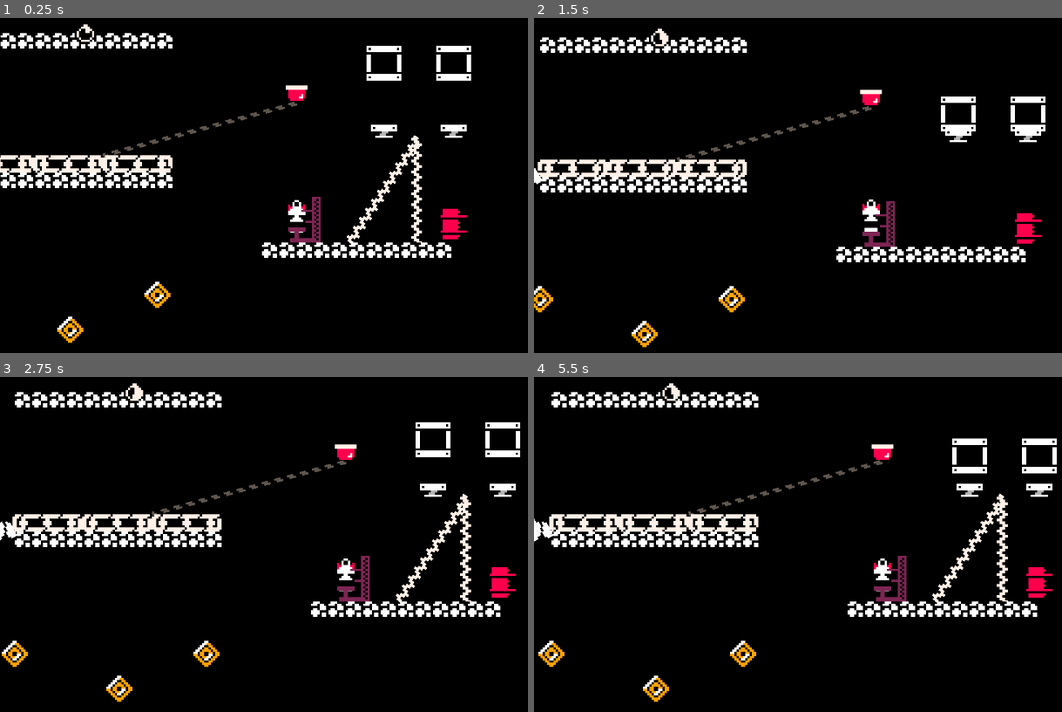
Above: before the commit, frames 1-4 (two rows, left to right).
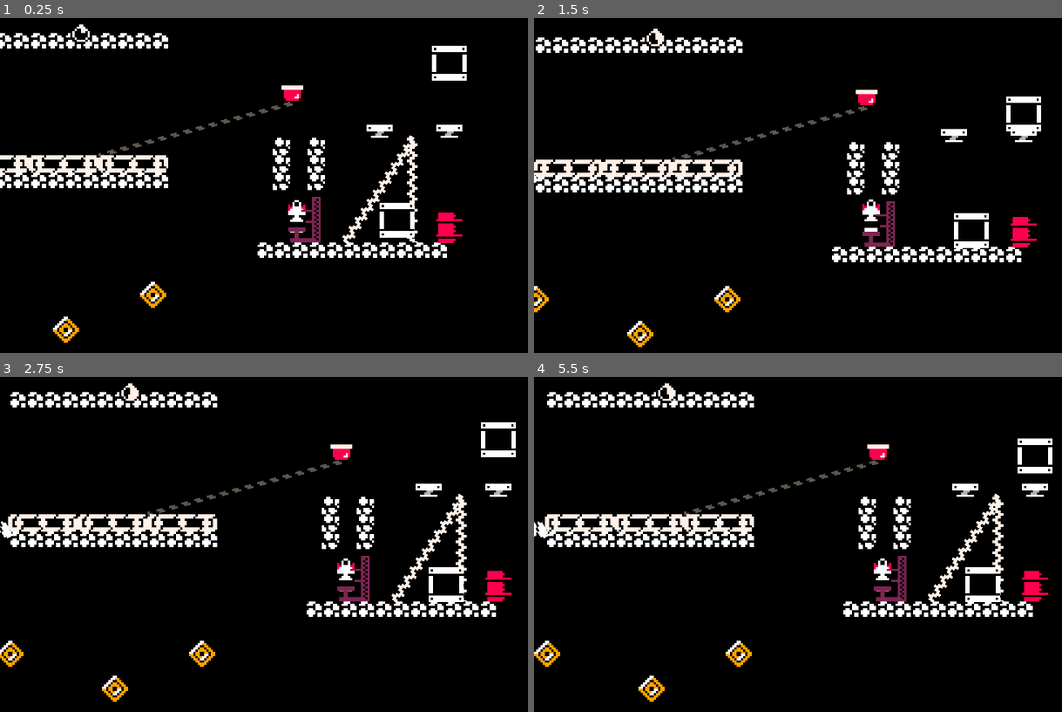
Above: after the commit, the same moments.

Repository: NEW-CYLANDIA/little-rocket
Game: Godot game, scene res://scenes/meta/meta.tscn
Two runs of this game, one before a commit and one after it. Both use one fixed random seed, a clock stepped at 60 frames per second and the inputs below.
Inputs (mouse positions are in pixels of both pictures, inside the frame that each line leads up to):
- Up to frame 1 (0.25 s): no input
- Up to frame 2 (1.5 s): move the mouse to (1035, 188) at 0.52 s; hold D (right) 0.53-1.28 s; right-click (1035, 188) at 0.6 s; move the mouse to (745, 229) at 1.27 s; hold S (down) from 1.28 s (still down); click (745, 229) at 1.35 s
- Up to frame 3 (2.75 s): move the mouse to (417, 480) at 2.02 s; release S (down) at 2.03 s; hold D (right) from 2.03 s (still down); right-click (417, 480) at 2.1 s
- Up to frame 4 (5.5 s): move the mouse to (845, 645) at 2.77 s; release D (right) at 2.78 s; hold W (up) 2.78-3.53 s; click (845, 645) at 2.85 s; move the mouse to (outside the picture) at 3.52 s; hold A (left) 3.53-5.03 s; right-click (outside the picture) at 3.6 s; move the mouse to (671, 507) at 4.27 s; click (671, 507) at 4.35 s; move the mouse to (919, 567) at 5.02 s; hold S (down) from 5.03 s (still down); right-click (919, 567) at 5.1 s

The runs differ from the first frame. In frame 1, 8.3% of the frame differs, in the area x 0-90%, y 1-98%; in frame 2, 8.0%; in frame 3, 9.3%, in the area x 0-99%, y 1-98%; in frame 4, 9.0%.

Commit message:
Implementing separate collision shape for bullets

Diff:
--- a/components/gun/bullet/bullet.gd
+++ b/components/gun/bullet/bullet.gd
@@ -4,10 +4,11 @@
 var owned_by_ship:bool = false;
 @export var speed:int = 50;
 var velocity:Vector2 = Vector2.ZERO;
+@onready var wall_detector = $WallDetector
 func _ready():
 	top_level = true;
-	area_entered.connect(func(_a): queue_free());
-	body_entered.connect(func(_b): queue_free())
+	wall_detector.area_entered.connect(func(_a): queue_free());
+	wall_detector.body_entered.connect(func(_b): queue_free())
 func _physics_process(delta):
 	position += velocity * delta;
 	sprite.rotation = velocity.angle();
--- a/components/gun/bullet/bullet.tscn
+++ b/components/gun/bullet/bullet.tscn
@@ -5,6 +5,9 @@
 
 [sub_resource type="RectangleShape2D" id="RectangleShape2D_i0uuj"]
 size = Vector2(10, 10)
+
+[sub_resource type="CircleShape2D" id="CircleShape2D_i0uuj"]
+radius = 1.0
 
 [node name="Bullet" type="Area2D" unique_id=899602763]
 collision_layer = 192
@@ -17,3 +20,10 @@
 
 [node name="CollisionShape2D" type="CollisionShape2D" parent="." unique_id=231848961]
 shape = SubResource("RectangleShape2D_i0uuj")
+
+[node name="WallDetector" type="Area2D" parent="." unique_id=1138466727]
+collision_layer = 0
+collision_mask = 2
+
+[node name="CollisionShape2D" type="CollisionShape2D" parent="WallDetector" unique_id=337226137]
+shape = SubResource("CircleShape2D_i0uuj")
--- a/components/shootable/shootable.gd
+++ b/components/shootable/shootable.gd
@@ -16,6 +16,7 @@
 
 func _on_area_entered(area:Area2D):
 	if area is Bullet:
+		area.queue_free();
 		if hp > 0:
 			if flash:
 				flash.start();
--- a/environment/tileset.tres
+++ b/environment/tileset.tres
@@ -14,10 +14,8 @@
 texture_region_size = Vector2i(8, 8)
 0:0/0 = 0
 0:0/0/physics_layer_0/polygon_0/points = PackedVector2Array(-4, -4, 4, -4, 4, 4, -4, 4)
-0:0/0/physics_layer_1/polygon_0/points = PackedVector2Array(-6, -6, 6, -6, 6, 6, -6, 6)
 1:0/0 = 0
 1:0/0/physics_layer_0/polygon_0/points = PackedVector2Array(-4, -4, 4, -4, 4, 4, -4, 4)
-1:0/0/physics_layer_1/polygon_0/points = PackedVector2Array(-6, -6, 6, -6, 6, 6, -6, 6)
 
 [sub_resource type="TileSetScenesCollectionSource" id="TileSetScenesCollectionSource_fd1e0"]
 resource_name = "Objects"
@@ -31,9 +29,8 @@
 
 [resource]
 tile_size = Vector2i(8, 8)
-physics_layer_0/collision_layer = 256
+physics_layer_0/collision_layer = 258
 physics_layer_0/collision_mask = 0
-physics_layer_1/collision_layer = 2
 terrain_set_0/mode = 0
 terrain_set_0/terrain_0/name = "Terrain 0"
 terrain_set_0/terrain_0/color = Color(0.5, 0.34375, 0.25, 1)
--- a/objects/ship/ship.gd
+++ b/objects/ship/ship.gd
@@ -60,10 +60,10 @@
 	died.emit();
 
 func _on_collider_area_entered(area):
+	if area is Bullet: area.queue_free();
 	if not area is Bullet or not area.owned_by_ship:
 		die();
 
 
-func _on_collider_body_entered(body):
-	if not body is Bullet or not body.owned_by_ship:
-		die();
+func _on_collider_body_entered(_body):
+	die();
--- a/scenes/levels/sandbox.tscn
+++ b/scenes/levels/sandbox.tscn
@@ -16,7 +16,10 @@
 [node name="Level" unique_id=2144015312 instance=ExtResource("1_xf1sy")]
 
 [node name="Level" parent="." index="0" unique_id=1468971203]
-tile_map_data = PackedByteArray("AAC7/xoAAAAAAAAAAAC8/xoAAAA …(495 unchanged characters)… AAAAAAAACr/xYAAAAAAAAAAACq/xYAAAAAAAAAAAA=")
+tile_map_data = PackedByteArray("AAC7/xoAAAAAAAAAAAC8/xoAAAA …(495 unchanged characters)… AAAAAAAACr/xYAAAAAAAAAAACq/xYAAAAAAAAAAAC+/xYAAAABAAAAAAC+/xUAAAABAAAAAAC+/xQAAAABAAAAAAC8/xYAAAABAAAAAAC8/xUAAAABAAAAAAC8/xQAAAABAAAAAAA=")
+
+[node name="PlayerSpawn" parent="." index="1" unique_id=2046660635]
+position = Vector2(-230, 0)
 
 [node name="Cannon3" parent="LevelObjects" parent_id_path=PackedInt32Array(925880861) index="0" unique_id=1600842839 instance=ExtResource("3_b4sxl")]
 position = Vector2(-704.0001, 168.00006)
@@ -73,7 +76,7 @@
 position = Vector2(-464, 152)
 
 [node name="Box" parent="." index="8" unique_id=1651556813 instance=ExtResource("10_fer5g")]
-position = Vector2(-496, 120)
+position = Vector2(-488, 192)
 
 [node name="Box2" parent="." index="9" unique_id=841220816 instance=ExtResource("10_fer5g")]
 position = Vector2(-464, 120)
